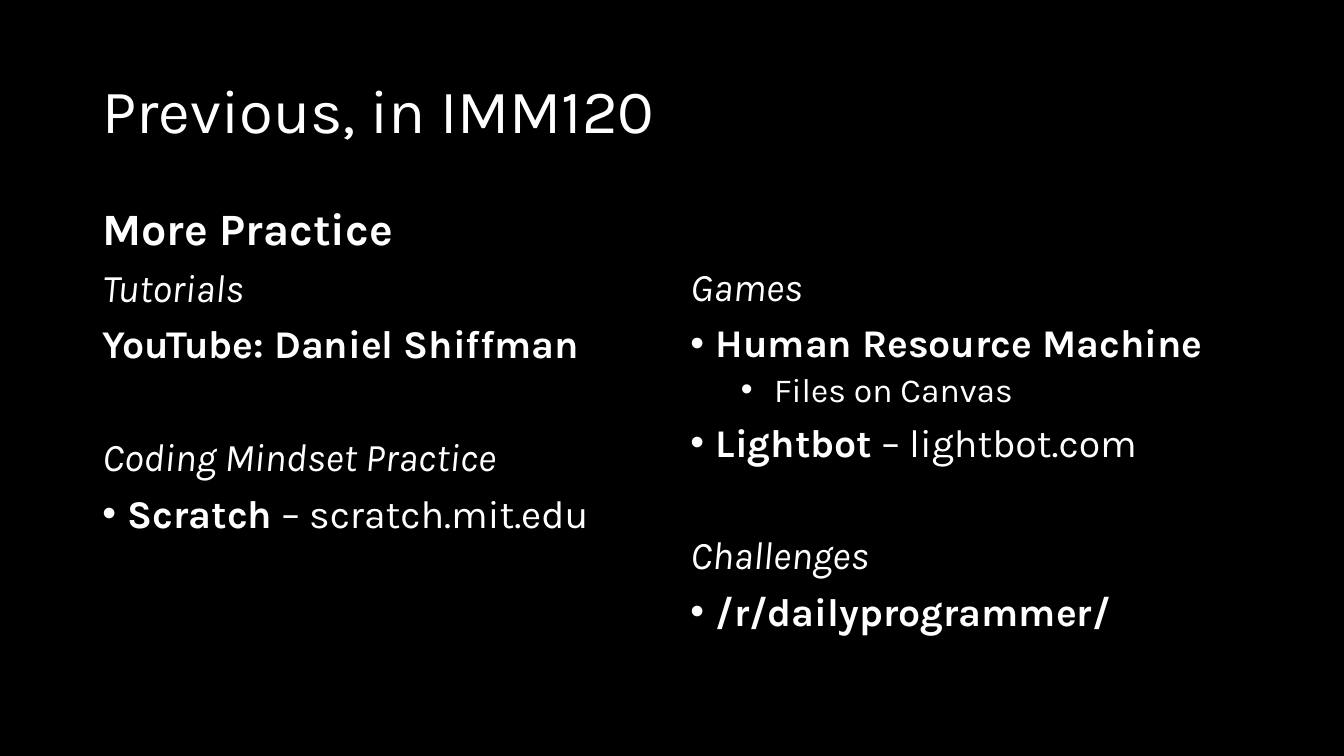
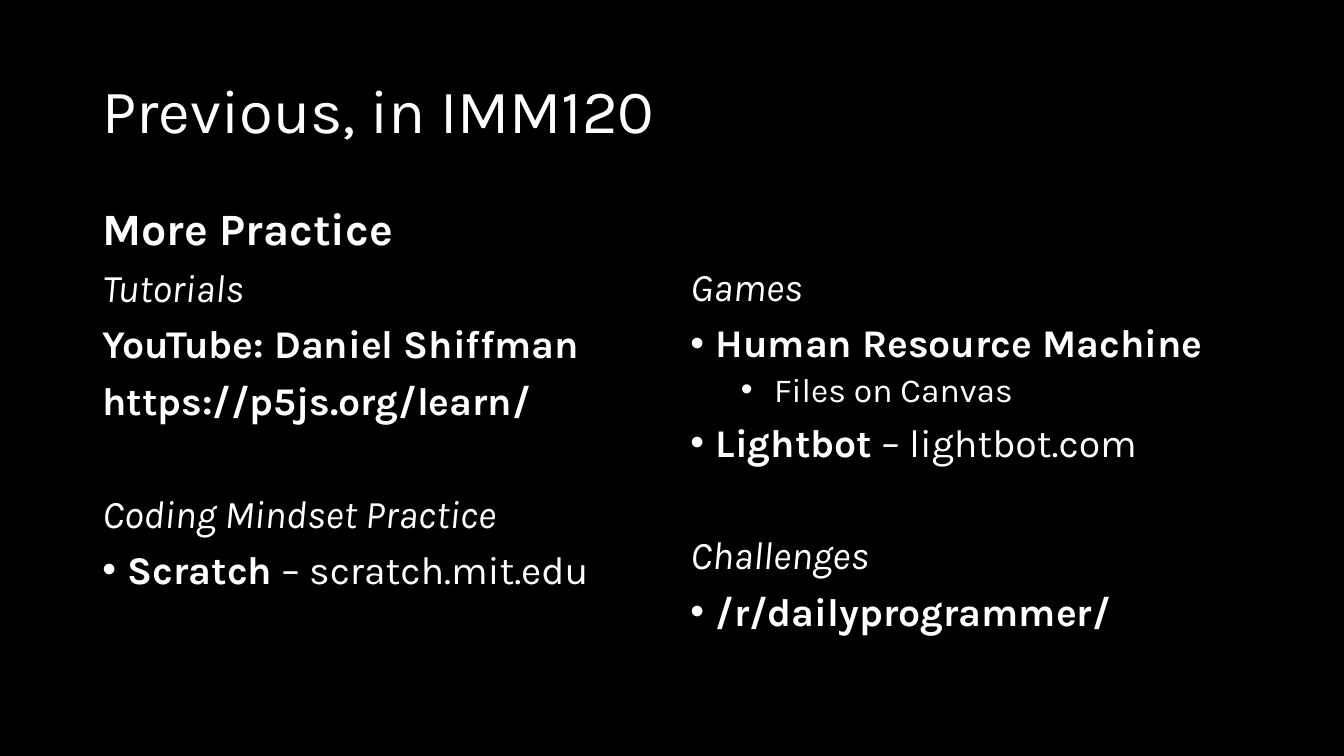
Before and after one commit to crhallberg/IMM120, a slide deck: slide 3 of Presentations/Class 04 – Sept 25.pptx. Drawn at 1344x756 pixels with LibreOffice and Linux fonts; fonts in the diff are those of the drawing. Boxes give left, top, right and bottom in pixels: in the first picture for what was removed or moved away, otherwise in the second. Text is boxed around its words. In the diff, an @@ line names an element or a change of style, - is before the commit and + after.

```diff
--- a/Presentations/Class 04 – Sept 25.pptx
+++ b/Presentations/Class 04 – Sept 25.pptx
@@ text at <box>102,385,530,425</box>: paragraph added @@
+https://p5js.org/learn/
```
Also in this commit, not shown: 7 other slides changed, 16 slides added, 1 slide removed.
